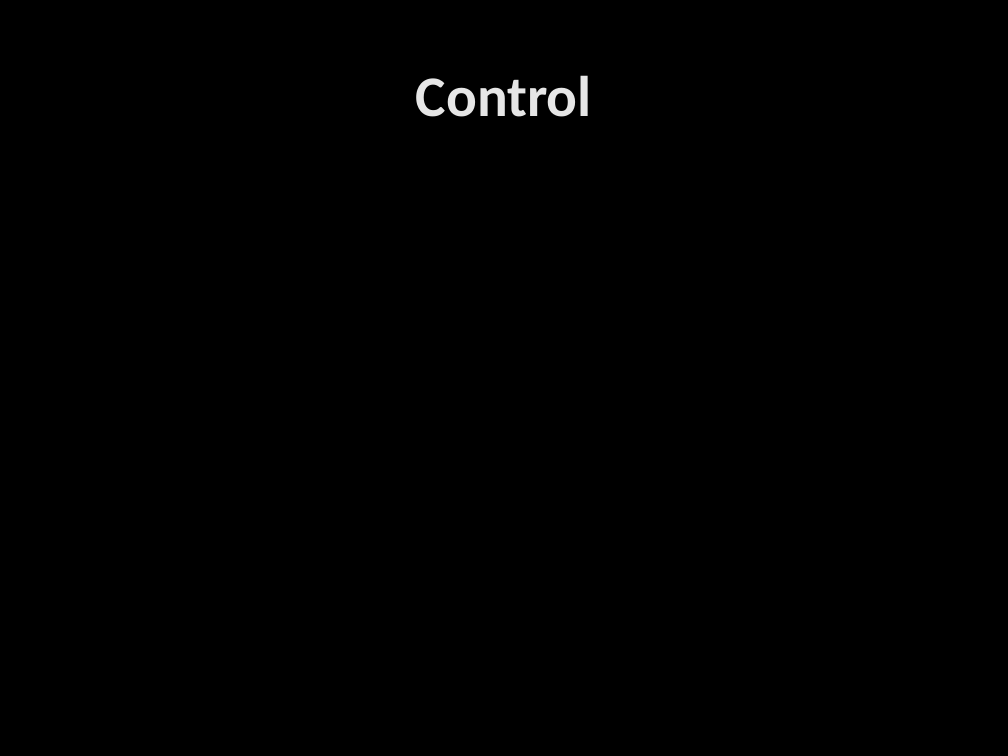
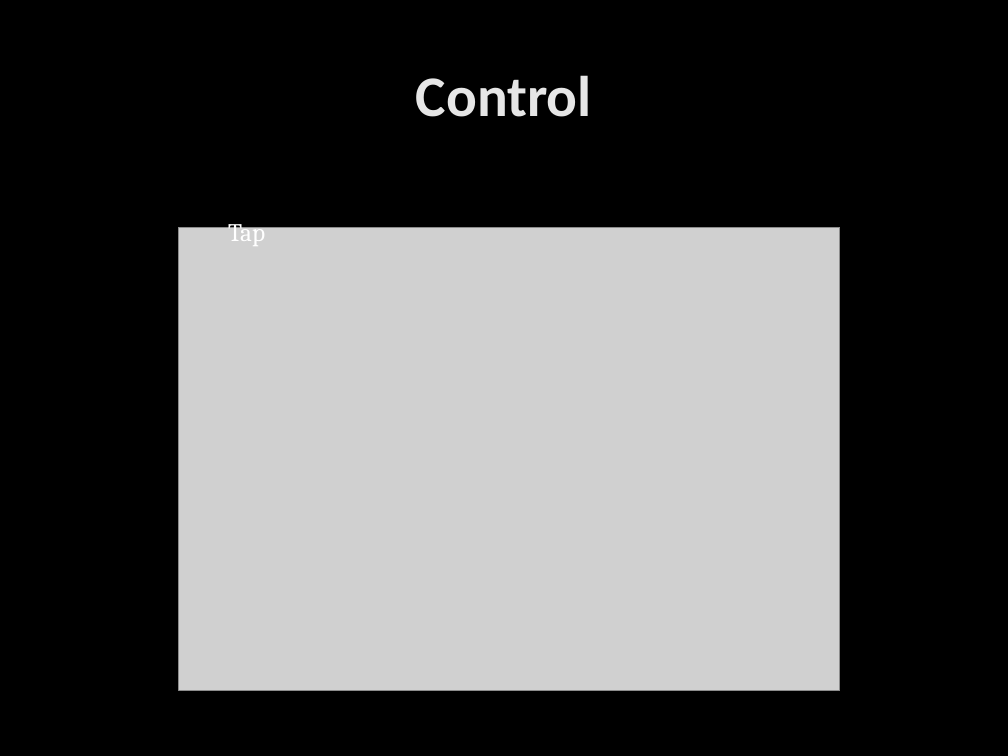
Before and after one commit to marc-dev/Bi-App, a slide deck: slide 7 of Documentation/Concepts/Pisciculture/Document de cadrage.pptx. Drawn at 1008x756 pixels with LibreOffice and Linux fonts; fonts in the diff are those of the drawing; grey boxes stand for pictures; background and template pictures are left out. Boxes give left, top, right and bottom in pixels: in the first picture for what was removed or moved away, otherwise in the second. Text is boxed around its words. In the diff, an @@ line names an element or a change of style, - is before the commit and + after.

```diff
--- a/Documentation/Concepts/Pisciculture/Document de cadrage.pptx
+++ b/Documentation/Concepts/Pisciculture/Document de cadrage.pptx
@@ picture added at <box>178,227,840,690</box> @@
@@ text added at <box>228,218,265,246</box>, 18 pt, text #FFFFFF @@
+Tap
```
Also in this commit, not shown: 2 other slides changed, 6 slides added, 5 slides removed.
